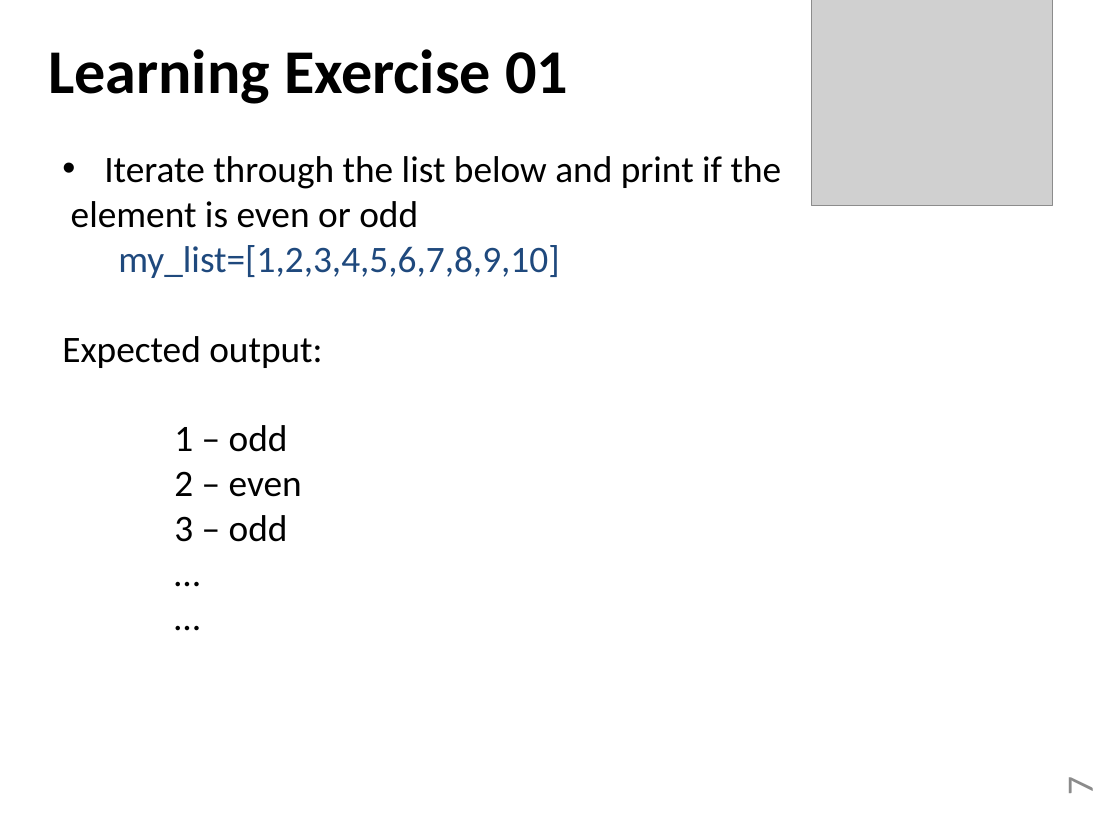
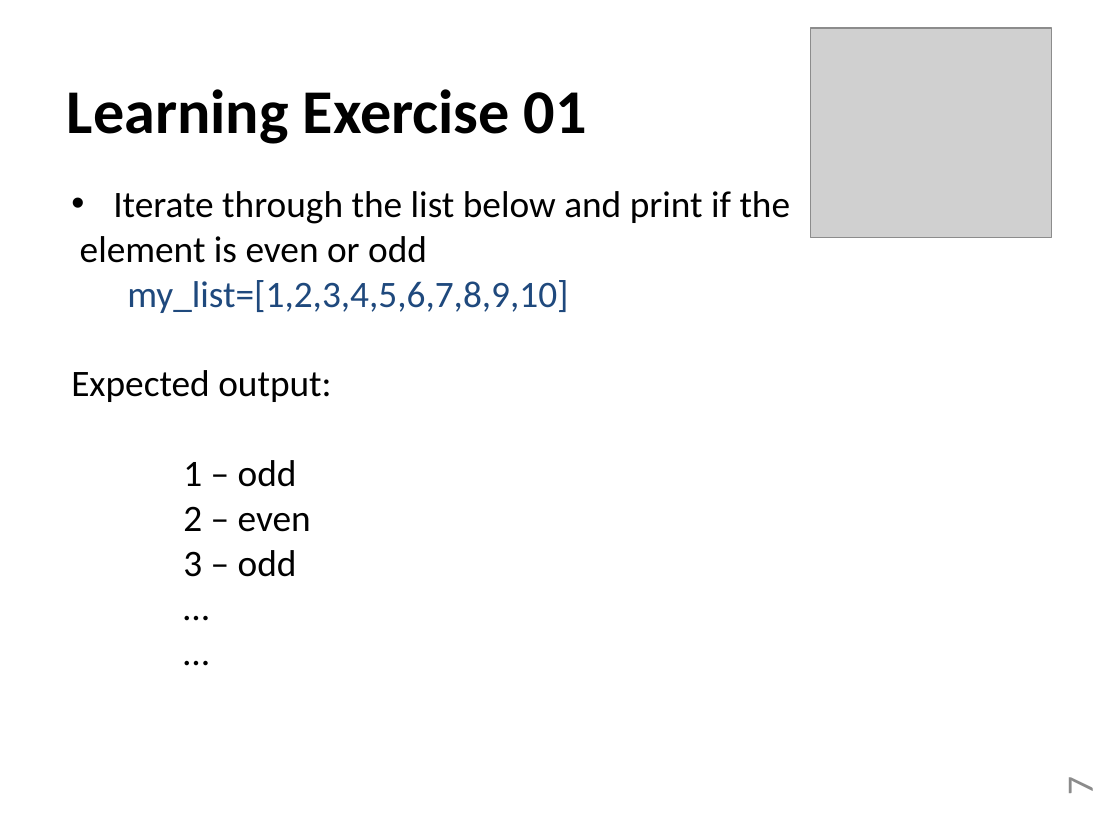
Before and after one commit to TheZerOne/PythonBeginnersCourse, a slide deck: slide 7 of Python basics/03-Python - Control flow.pptx. Drawn at 1120x840 pixels with LibreOffice and Linux fonts; fonts in the diff are those of the drawing; grey boxes stand for pictures. Boxes give left, top, right and bottom in pixels: in the first picture for what was removed or moved away, otherwise in the second. Text is boxed around its words. In the diff, an @@ line names an element or a change of style, - is before the commit and + after.

```diff
--- a/Python basics/03-Python - Control flow.pptx
+++ b/Python basics/03-Python - Control flow.pptx
@@ picture: place and size @@
-picture at (812, 0, 1053, 205)
+picture at (811, 28, 1052, 237)
@@ text "Learning Exercise 01": place and size @@
-text "Learning Exercise 01" at (48, 49, 568, 104)
+text "Learning Exercise 01" at (67, 89, 587, 144)
@@ text "Iterate through the list below ...": place and size @@
-text "Iterate through the list below ..." at (62, 156, 782, 542)
+text "Iterate through the list below ..." at (71, 191, 791, 577)
```
Also in this commit, not shown: 3 other slides changed, 14 other files.
